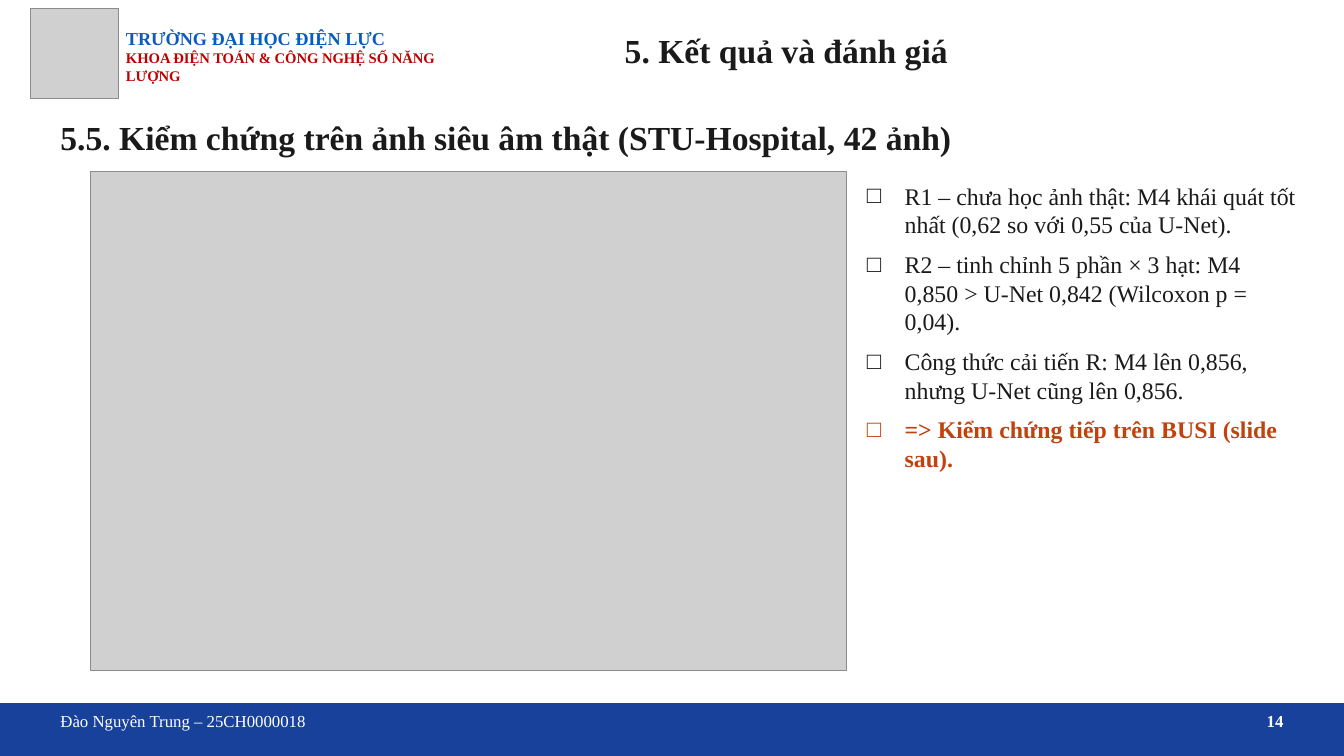
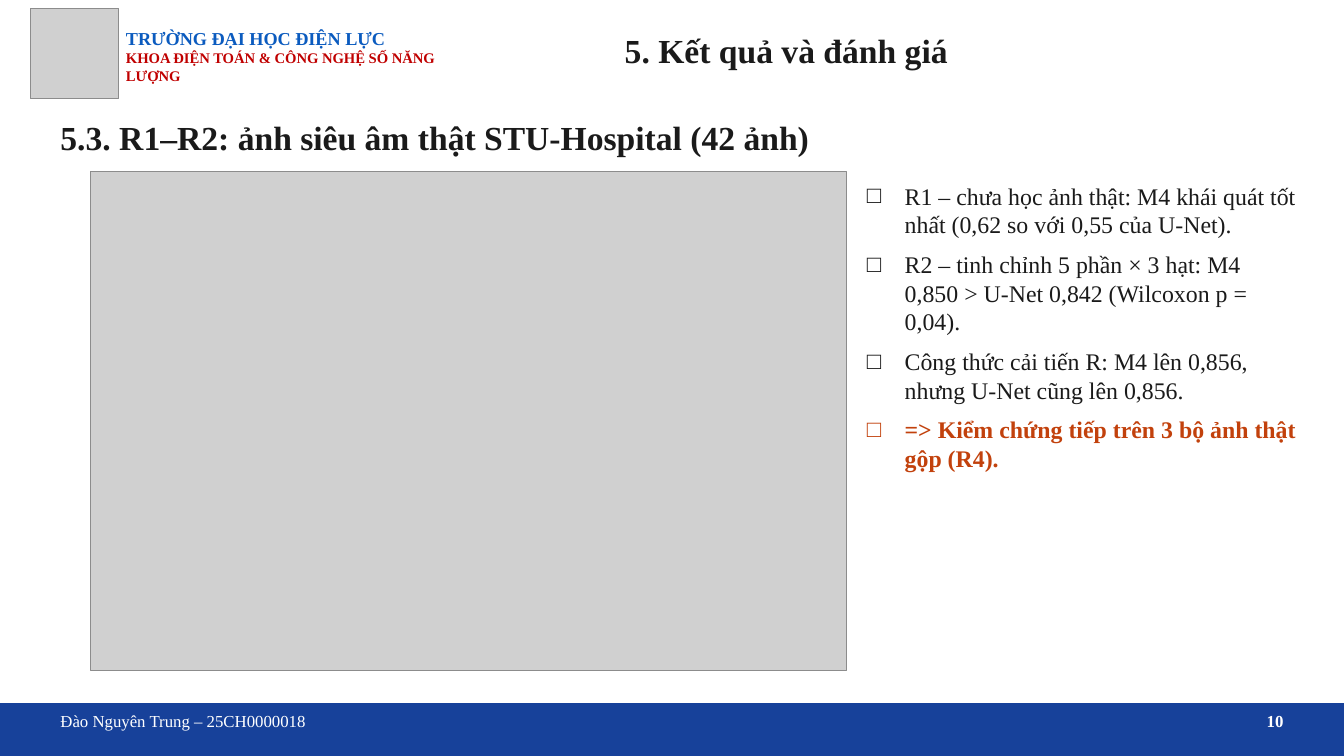
Before and after one commit to trungnguyen107/Medical-image-segmentation-breast-ultrasound-unet-attention, a slide deck: slide 10 of docs/Slide_bao_cao_DATN_U-Net_Attention.pptx (slide 14 before the commit). Drawn at 1344x756 pixels with LibreOffice and Linux fonts; fonts in the diff are those of the drawing; grey boxes stand for pictures; background and template pictures are left out. Boxes give left, top, right and bottom in pixels: in the first picture for what was removed or moved away, otherwise in the second. Text is boxed around its words. In the diff, an @@ line names an element or a change of style, - is before the commit and + after.

```diff
--- a/docs/Slide_bao_cao_DATN_U-Net_Attention.pptx
+++ b/docs/Slide_bao_cao_DATN_U-Net_Attention.pptx
@@ text at (x1=60, y1=126, x2=809, y2=156): text changed @@
-5.5. Kiểm chứng trên ảnh siêu âm thật (STU-Hospital, 42 ảnh)
+5.3. R1–R2: ảnh siêu âm thật STU-Hospital (42 ảnh)
@@ text at (x1=905, y1=420, x2=1296, y2=472): text changed @@
-□ => Kiểm chứng tiếp trên BUSI (slide sau).
+□ => Kiểm chứng tiếp trên 3 bộ ảnh thật gộp (R4).
@@ text at (x1=1267, y1=716, x2=1284, y2=727): text changed @@
-14
+10
```
Also in this commit, not shown: 12 other slides changed, 6 slides removed, 4 other files.
